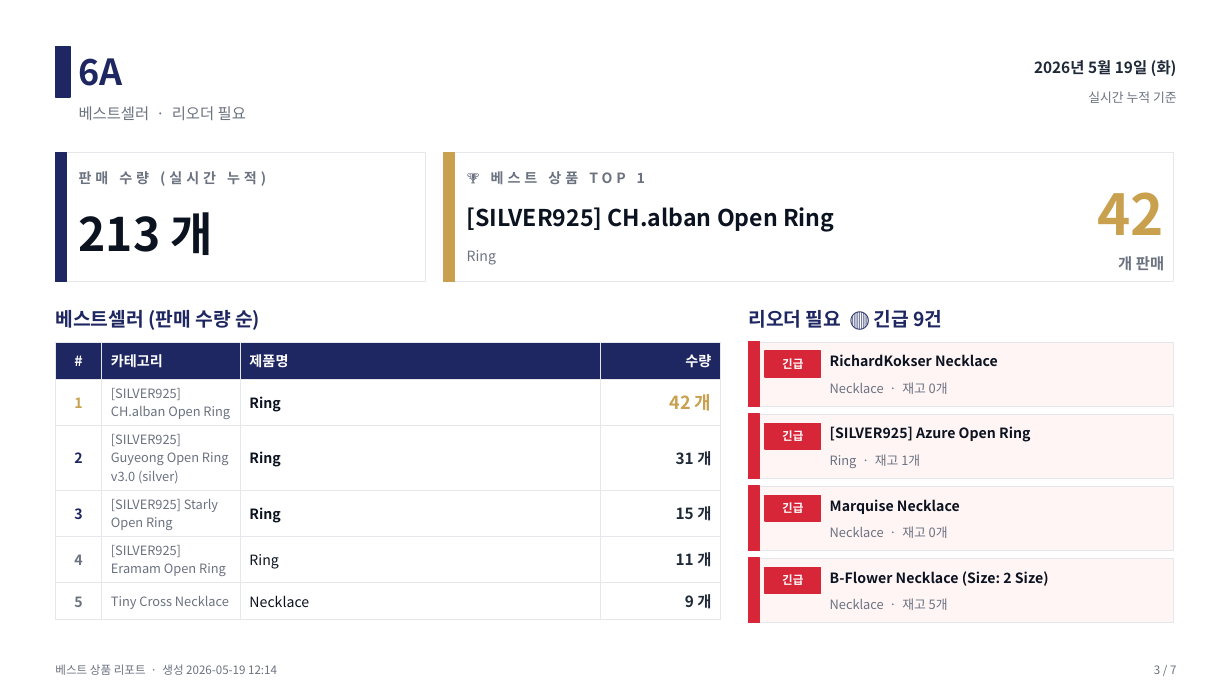
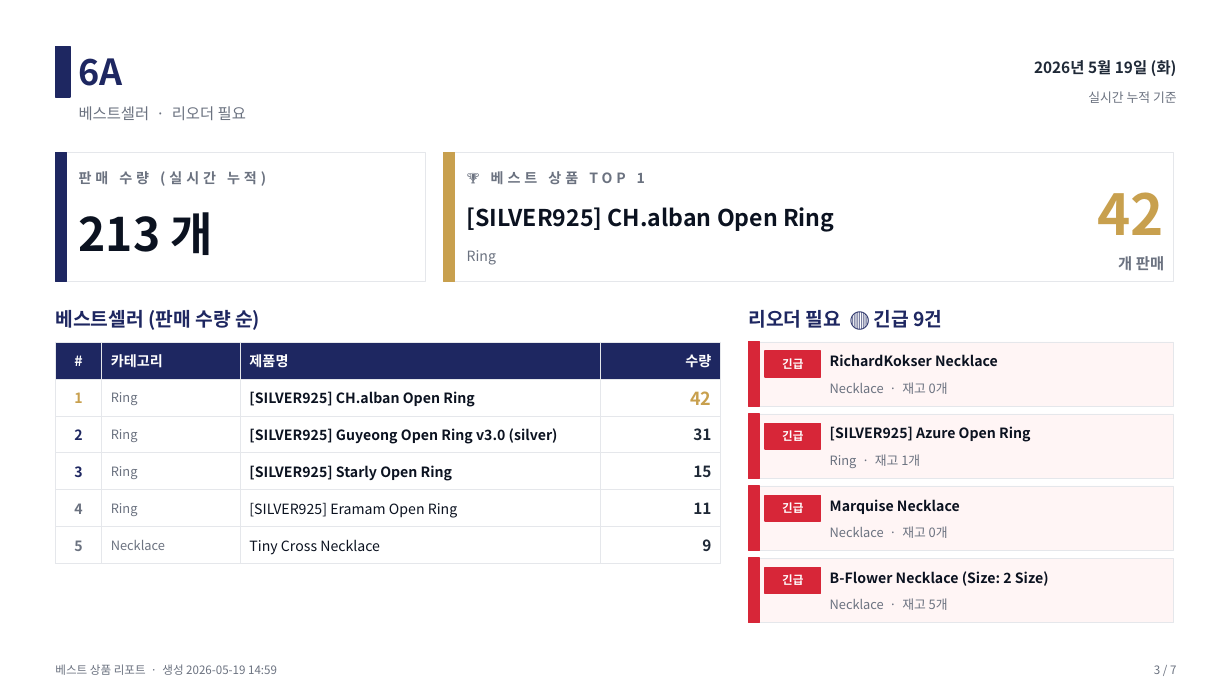
Before and after one commit to j65209/Brightbeed, a slide deck: slide 3 of data/sales-report.pptx. Drawn at 1232x693 pixels with LibreOffice and Linux fonts; fonts in the diff are those of the drawing. Boxes give left, top, right and bottom in pixels: in the first picture for what was removed or moved away, otherwise in the second. Text is boxed around its words. In the diff, an @@ line names an element or a change of style, - is before the commit and + after.

```diff
--- a/data/sales-report.pptx
+++ b/data/sales-report.pptx
@@ table at box(55, 342, 721, 559) @@
-row 2: 1 | [SILVER925] CH.alban Open Ring | Ring | 42 개
+row 2: 1 | Ring | [SILVER925] CH.alban Open Ring | 42
-row 3: 2 | [SILVER925] Guyeong Open Ring v3.0 (silver) | Ring | 31 개
+row 3: 2 | Ring | [SILVER925] Guyeong Open Ring v3.0 (silver) | 31
-row 4: 3 | [SILVER925] Starly Open Ring | Ring | 15 개
+row 4: 3 | Ring | [SILVER925] Starly Open Ring | 15
-row 5: 4 | [SILVER925] Eramam Open Ring | Ring | 11 개
+row 5: 4 | Ring | [SILVER925] Eramam Open Ring | 11
-row 6: 5 | Tiny Cross Necklace | Necklace | 9 개
+row 6: 5 | Necklace | Tiny Cross Necklace | 9
@@ text at box(55, 664, 277, 675): text changed @@
-베스트 상품 리포트 · 생성 2026-05-19 12:14
+베스트 상품 리포트 · 생성 2026-05-19 14:59
```
Also in this commit, not shown: 6 other slides changed.
